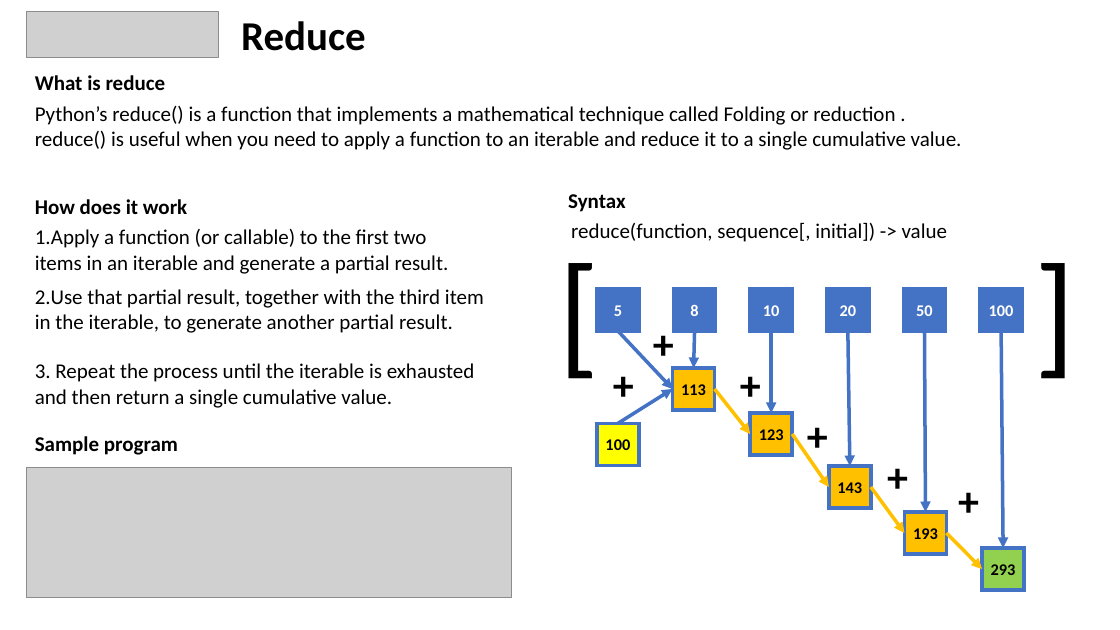
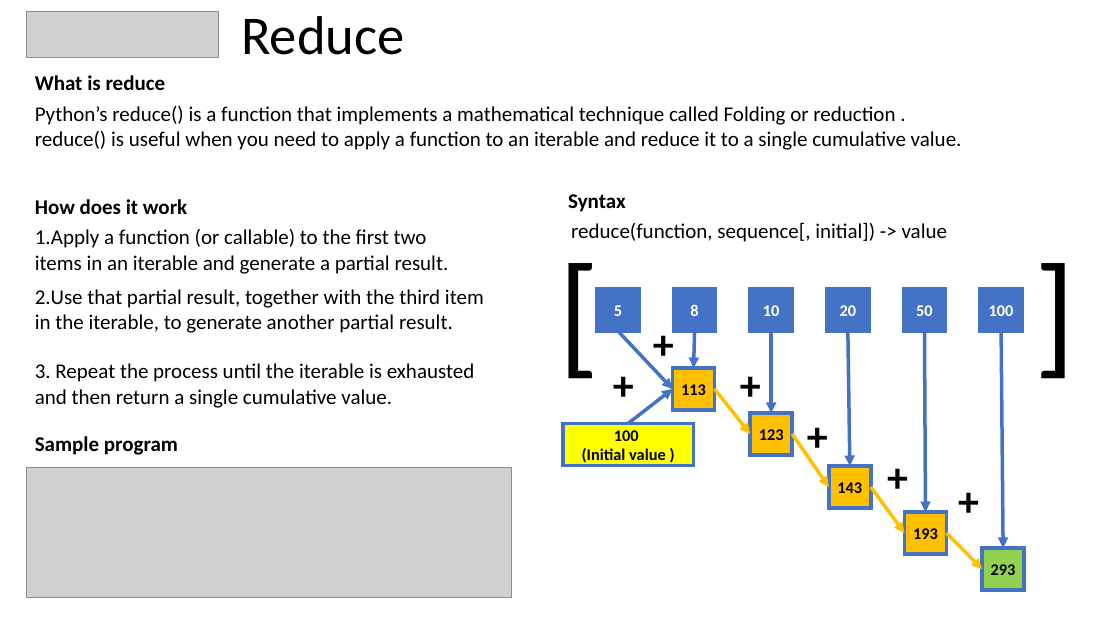
Before and after one commit to meetAmarAtGithub/PES_MTech_Assignments, a slide deck: slide 5 of ITP_Lambda, map, filter, reduce with examples/PDS Presentations.pptx (slide 6 before the commit). Drawn at 1120x630 pixels with LibreOffice and Linux fonts; fonts in the diff are those of the drawing; grey boxes stand for pictures. Boxes give left, top, right and bottom in pixels: in the first picture for what was removed or moved away, otherwise in the second. Text is boxed around its words. In the diff, an @@ line names an element or a change of style, - is before the commit and + after.

```diff
--- a/ITP_Lambda, map, filter, reduce with examples/PDS Presentations.pptx
+++ b/ITP_Lambda, map, filter, reduce with examples/PDS Presentations.pptx
@@ text "Reduce" at box(241, 16, 404, 55): size 35.1 to 46.8 pt, bold off @@
@@ arrow moved from (618, 423) - (673, 389) to (628, 423) - (673, 389) @@
@@ rectangle "100": place and size @@
-rectangle "100" at box(597, 423, 639, 465)
+rectangle "100" at box(563, 423, 694, 465)
@@ text in rectangle at box(582, 448, 666, 465): paragraph added @@
+(Initial value )
```
Also in this commit, not shown: 6 other slides changed.
